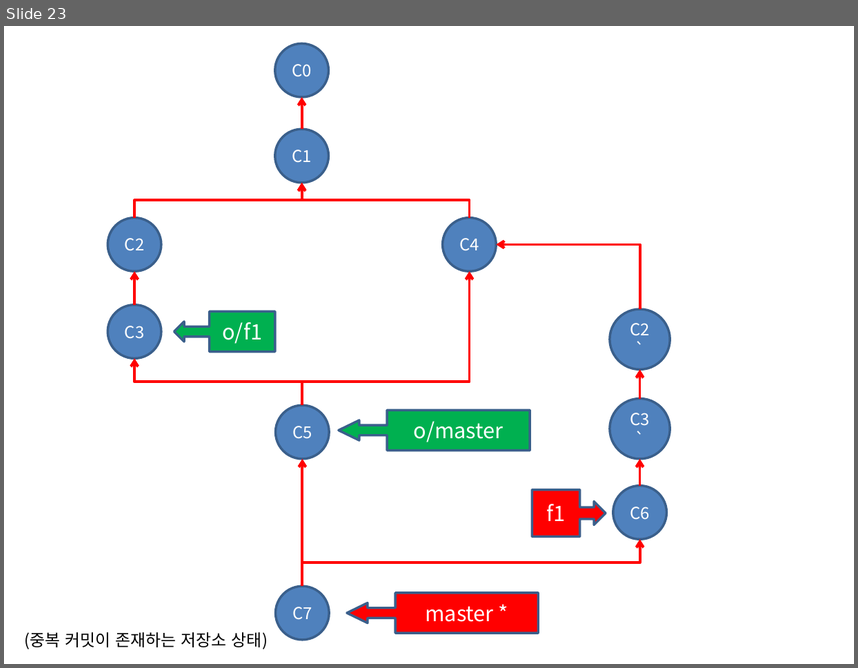
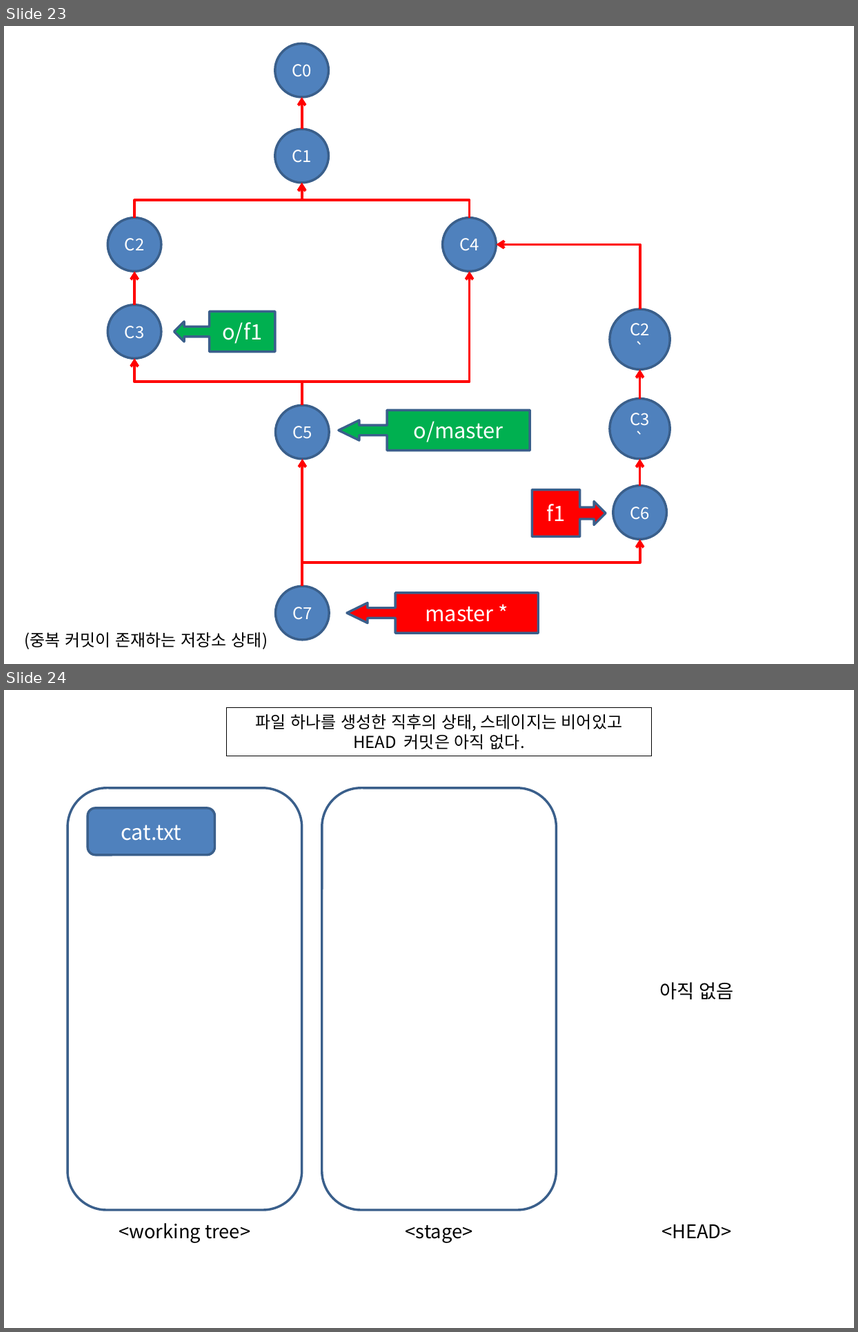
Before and after one commit to devToroko/git_study, a slide deck: 이미지작업.pptx. Shown one above the other, each under a label of ours: slide 23 before the commit, slides 23 and 24 after it. The pictures are 858x668 and 858x1332 pixels, drawn with LibreOffice and Linux fonts; fonts in the diff are those of the drawing. Boxes give left, top, right and bottom in pixels: in the first picture for what was removed or moved away, otherwise in the second. Text is boxed around its words. In the diff, an @@ line names an element or a change of style, - is before the commit and + after.

```diff
--- a/이미지작업.pptx
+++ b/이미지작업.pptx
@@ slide 24 added at <box>4,690,854,1328</box>, background #FFFFFF @@
@@ rectangle added at <box>227,708,652,756</box>, outline #000000 0.75 pt, 14 pt, text #000000 @@
+파일 하나를 생성한 직후의 상태, 스테이지는 비어있고 HEAD 커밋은 아직 없다.
@@ rounded rectangle added at <box>67,788,302,1210</box>, outline #3A5F8C 2 pt @@
@@ rounded rectangle added at <box>322,788,557,1210</box>, outline #3A5F8C 2 pt @@
@@ rounded rectangle added at <box>87,808,215,855</box>, fill #4F81BD, outline #3A5F8C 2 pt, 18 pt, text #FFFFFF @@
+cat.txt
@@ text added at <box>660,982,734,999</box>, 16 pt, text #000000 @@
+아직 없음
@@ text added at <box>119,1223,250,1243</box>, 16 pt, text #000000 @@
+<working tree>
@@ text added at <box>406,1225,473,1243</box>, 16 pt, text #000000 @@
+<stage>
@@ text added at <box>662,1224,732,1238</box>, 16 pt, text #000000 @@
+<HEAD>
```
Also in this commit, not shown: 6 other slides added, 30 other files.
